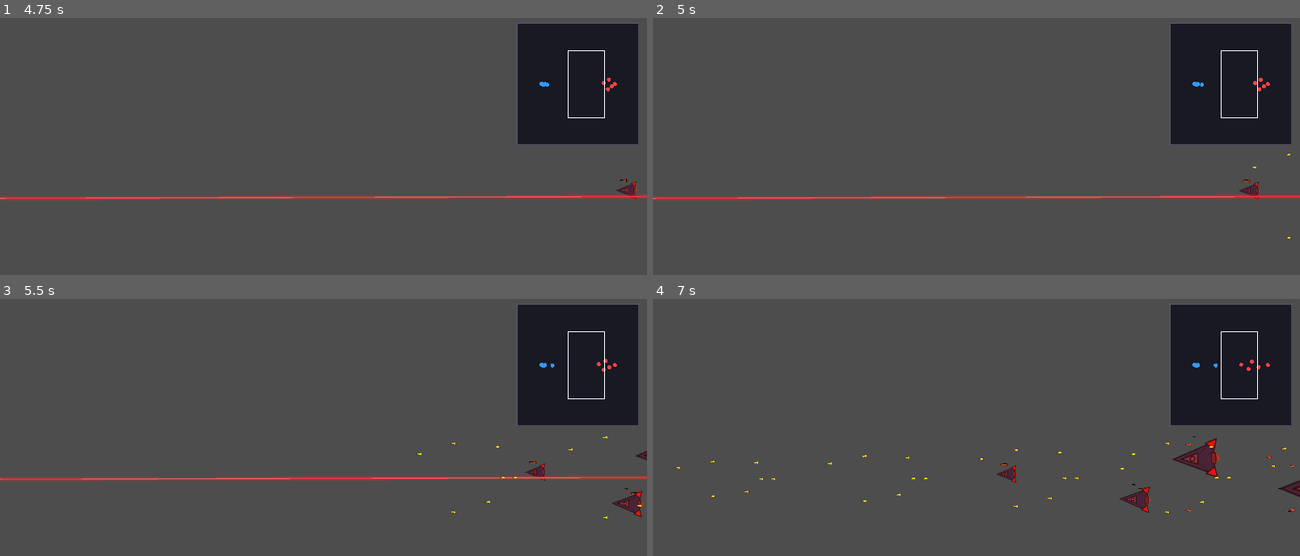
Above: before the commit, frames 1-4 (two rows, left to right).
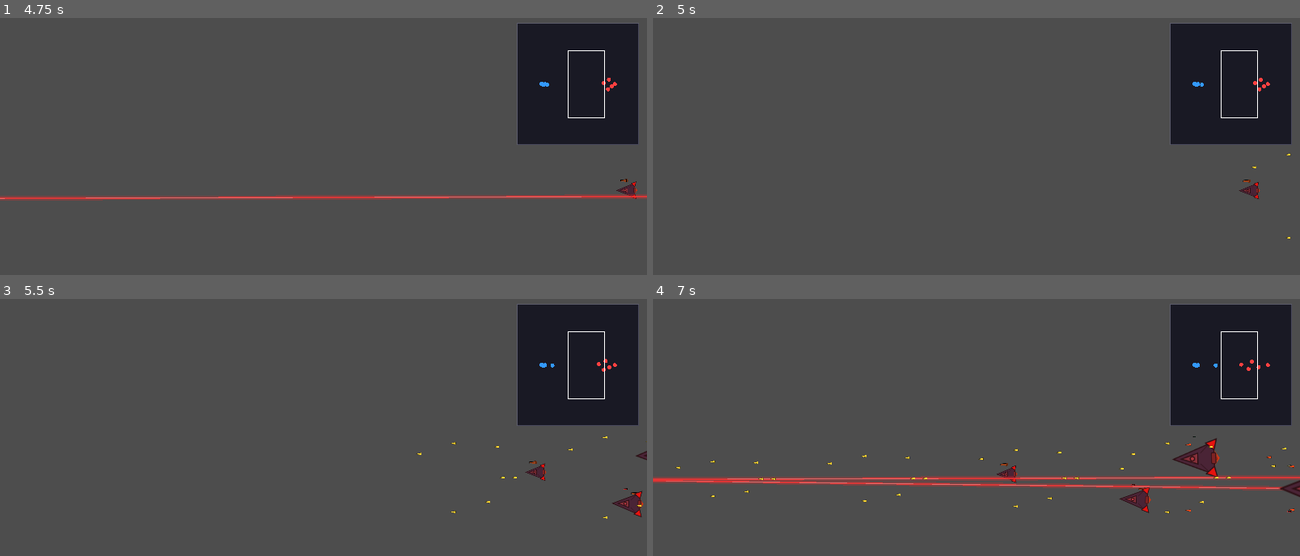
Above: after the commit, the same moments.

Repository: ZhanXuzhao/SpaceRTS
Game: Godot game, scene res://scenes/main.tscn
The game is run twice, just before and just after one commit, with the same random seed, the same clock (stepped at 60 frames per second) and the same inputs.
Inputs (mouse positions are in pixels of both pictures, inside the frame that each line leads up to):
- Up to frame 1 (4.75 s): tap Enter at 0.5, 4.25 s; move the mouse to (465, 179) at 0.52 s; hold W 0.53-1.25 s; tap R at 0.6 s; click (465, 179) at 0.67 s; tap Space at 1.25 s; drag from (194, 215) to (291, 269) at 1.27 s; move the mouse to (388, 118) at 2.02 s; hold W 2.03-2.75 s; tap H at 2.1 s; drag from (291, 269) to (129, 143) at 2.77 s; move the mouse to (517, 251) at 3.52 s; hold A 3.53-4.25 s; tap Z at 3.6 s; drag from (129, 143) to (226, 105) at 4.27 s
- Up to frame 2 (5 s): no input
- Up to frame 3 (5.5 s): move the mouse to (355, 478) at 5.02 s; hold A from 5.03 s (still down); tap C at 5.1 s; click (355, 478) at 5.17 s
- Up to frame 4 (7 s): release A at 5.75 s; drag from (879, 386) to (1015, 448) at 5.77 s; move the mouse to (1118, 460) at 6.52 s; hold W from 6.53 s (still down); tap 0 at 6.6 s

Frame 1 is identical in both runs. In frame 2, 1.7% of the frame differs, in the area x 0-100%, y 68-72%; in frame 3, 1.7%; in frame 4, 3.2%, in the area x 0-100%, y 68-75%.

Commit message:
refactor: 激光参数移入 game_config.gd，基准攻击2s

Diff:
--- a/scripts/game_config.gd
+++ b/scripts/game_config.gd
@@ -43,6 +43,11 @@
 const LASER_RANGE := 1000.0
 const LASER_COOLDOWN := 0.15
 const LASER_TURN_SPEED := 720.0
+# 激光脉冲参数
+const LASER_ATTACK_DURATION := 2.0       # 每次攻击持续秒数
+const LASER_COOLDOWN_DURATION := 2.0     # 每次冷却秒数
+const LASER_HITS_PER_SECOND := 3.0       # 攻击时每秒命中次数
+const LASER_CLASS_BONUS := 0.1           # 每级船型攻击时长加成比例
 
 # ===== PD近防 =====
 const PD_DAMAGE := 1.0
--- a/scripts/unit.gd
+++ b/scripts/unit.gd
@@ -37,7 +37,7 @@
 
 # ----- 激光脉冲（攻击3s / 冷却2s，无人机~战列舰攻击时长+0~40%）-----
 var _laser_cycle_timer: float = 0.0  # 初始立即攻击
-var _laser_attack_duration: float = 3.0  # 在 _ready 中根据船型计算
+var _laser_attack_duration: float = CFG.LASER_ATTACK_DURATION  # 在 _ready 中根据船型计算
 
 ## 尺寸倍率 (×1.5^_tier)
 var _size_mult: float = 1.0
@@ -117,7 +117,7 @@
 	_tier = _ship_class_tier(class_type)
 	_size_mult = pow(1.5, _tier)
 	_weapon_damage_mult = pow(1.2, _tier)
-	_laser_attack_duration = 3.0 + _tier * 0.3
+	_laser_attack_duration = CFG.LASER_ATTACK_DURATION * (1.0 + _tier * CFG.LASER_CLASS_BONUS)
 	_weapon_range_mult = pow(1.5, _tier)
 
 	slot_count = int(pow(2, _tier))
@@ -236,9 +236,9 @@
 	# 激光脉冲周期
 	_laser_cycle_timer -= delta
 	var laser_on = _laser_cycle_timer > 0
-	if _laser_cycle_timer <= -2.0:
+	if _laser_cycle_timer <= -CFG.LASER_COOLDOWN_DURATION:
 		_laser_cycle_timer = _laser_attack_duration  # 冷却结束，开始攻击
-	elif _laser_cycle_timer <= 0 and _laser_cycle_timer > -2.0:
+	elif _laser_cycle_timer <= 0 and _laser_cycle_timer > -CFG.LASER_COOLDOWN_DURATION:
 		pass  # 冷却中
 
 	var max_range = _get_max_range()
@@ -256,7 +256,7 @@
 					_fire_slot(i, _current_target)
 					# 激光攻速固定 3次/秒，其他武器用各自冷却
 					if w.weapon_type == Weapon.WeaponType.LASER:
-						_slot_cooldowns[i] = 1.0 / 3.0
+						_slot_cooldowns[i] = 1.0 / CFG.LASER_HITS_PER_SECOND
 					else:
 						_slot_cooldowns[i] = w.cooldown
 
